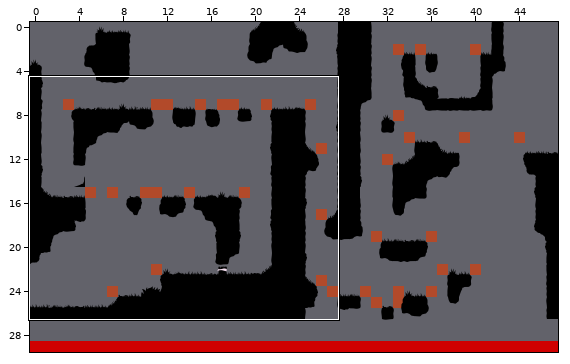
A Tiled map (JSON) gets an edit: maps/level_01.json. The picture above shows the old version from afar; the outline marks the close-up.
Close-up. The starting point:
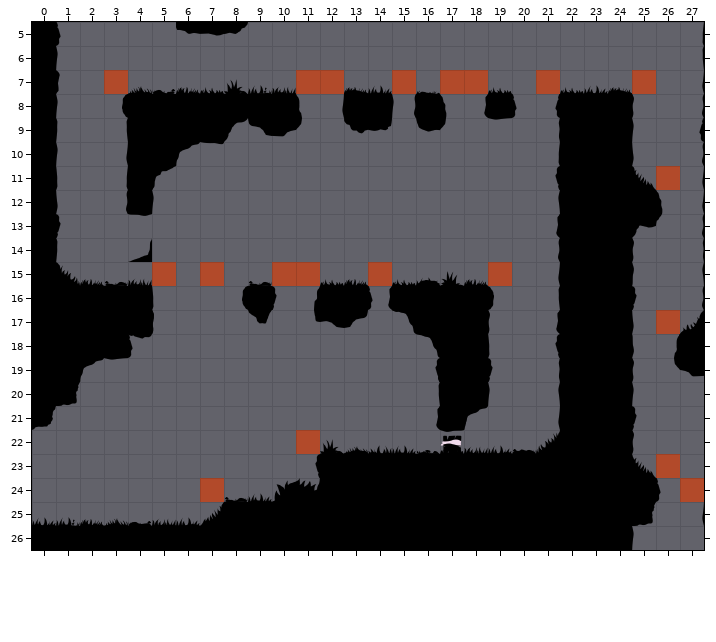
Cells are 64x64 px. Shown: x 0..27, y 5..26. The commit also changed other parts of the map, which this record leaves out.
Once edited:
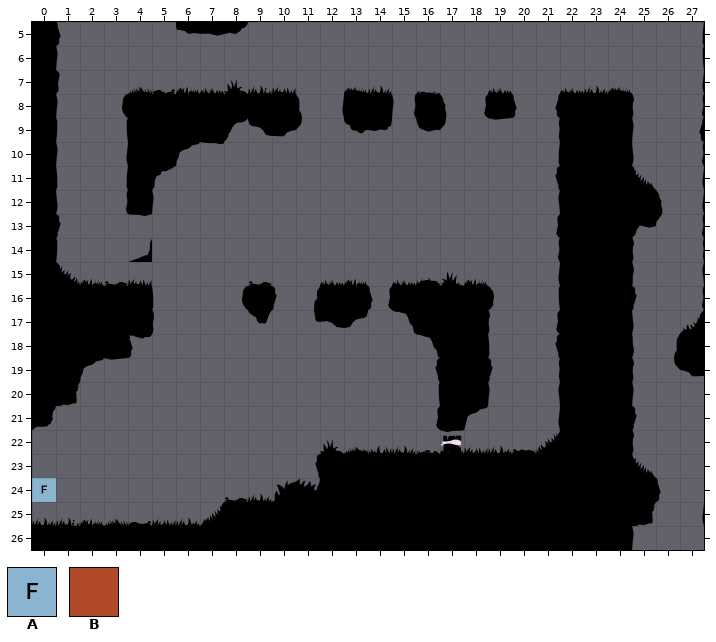
Key: from "tileset": A 55, B 81.
_ is an empty cell, . an unchanged one.
Objects are placed by their top-left corner, in cells (3,4 is the top-left corner of cell 3,4); size is 1x1 cell unless given.
Changes in this commit:
--- layer "layer_limits" (now hidden)
@@ x 3..25 @@
- 7 B.......BB..B.BB..B...B
+ 7 _.......__.._.__.._..._
@@ x 26..26 @@
-11 B
+11 _
@@ x 5..19 @@
-15 B.B..BB..B....B
+15 _._..__.._...._
@@ x 26..26 @@
-17 B
+17 _
@@ x 7..27 @@
-22 ....B................
-23 ...................B.
-24 B...................B
+22 ...._................
+23 ..................._.
+24 _..................._
--- layer "SpawnFrog"
+A at 0,24
